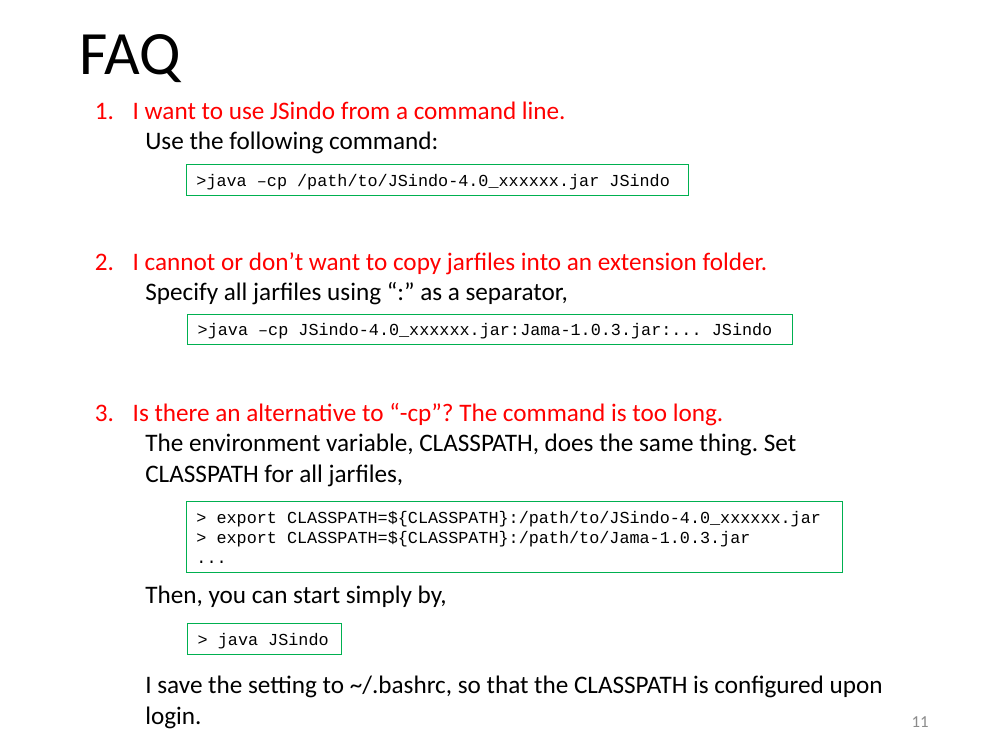
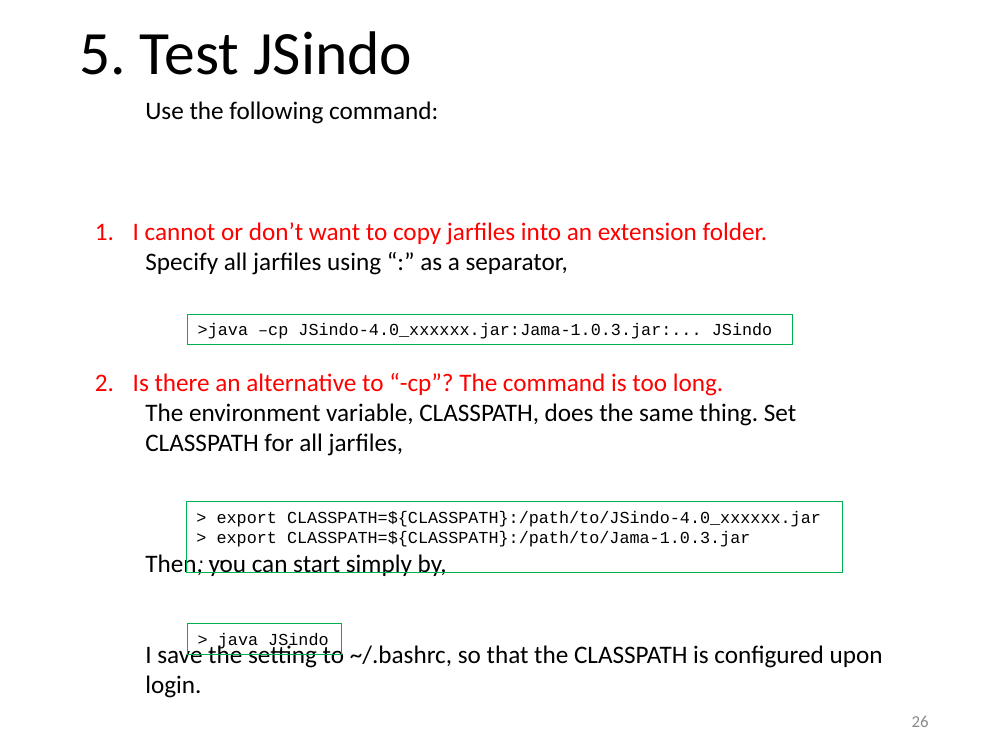
Before and after one commit to yagikiyoshi/sindo, a slide deck: slide 27 of doc/JSindo/install.pptx (slide 12 before the commit). Drawn at 1008x756 pixels with LibreOffice and Linux fonts; fonts in the diff are those of the drawing. Boxes give left, top, right and bottom in pixels: in the first picture for what was removed or moved away, otherwise in the second. Text is boxed around its words. In the diff, an @@ line names an element or a change of style, - is before the commit and + after.

```diff
--- a/doc/JSindo/install.pptx
+++ b/doc/JSindo/install.pptx
@@ title at box(79, 31, 412, 75): text changed @@
-FAQ
+5. Test JSindo
@@ text at box(133, 101, 566, 120): paragraph removed @@
-1. I want to use JSindo from a command line.
@@ rectangle removed at box(186, 164, 688, 195) @@
->java –cp /path/to/JSindo-4.0_xxxxxx.jar JSindo
@@ page number at box(912, 716, 929, 727): text changed @@
-11
+26
```
Also in this commit, not shown: 10 other slides changed, 18 slides added, 1 other file.
